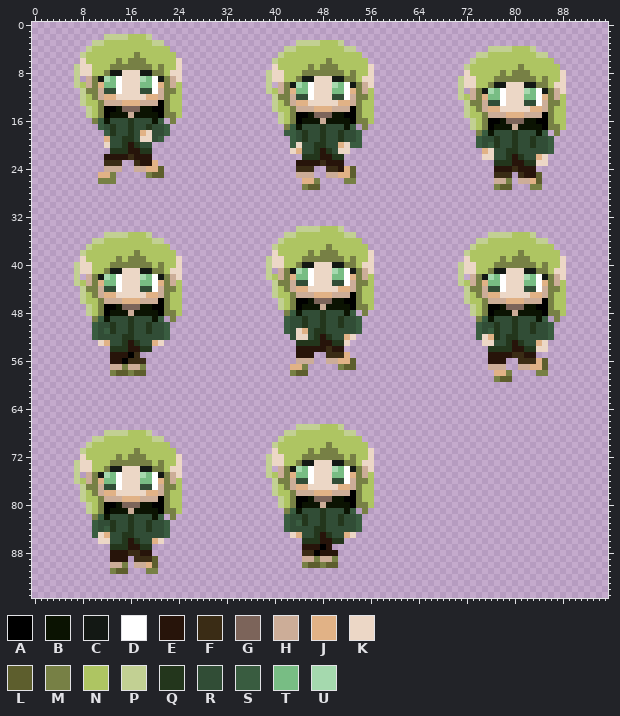
Edited in one commit: sprite sheet (IGB100Game/Assets/Sprites/Player/Walk.png). This is how it looked before the edit.
The file is 96x96 pixels.
Palette (. is transparent): A #000000  B #0b1302  C #131814  D #ffffff  E #27140a  F #3a2c15  G #7c645a  H #ccad98  J #e1b286  K #ecd7c6  L #5d5e2d  M #778045  N #aec562  P #c2d093  Q #23361c  R #314d36  S #395c40  T #78bd84  U #a5d9ae
After the commit:
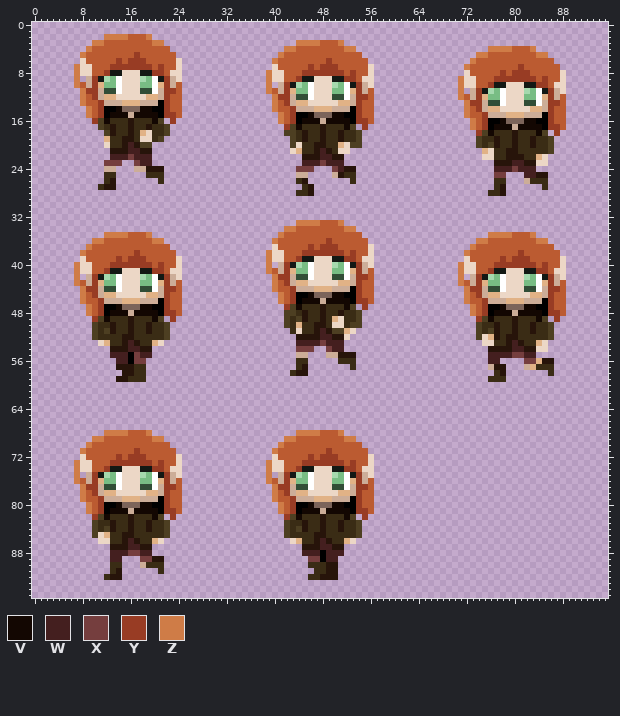
Colours new in this view: V #130702  W #441f1f  X #753e3e  Y #983c24  Z #cf7c47
The edit:
colour N: #aec562 -> #bb5b31
colour S: #395c40 -> #4d3f22
Changed rows in their new state; - is a pixel that keeps its letter.
first column x 7:
 2 -----ZZZZ---Z--------------------------------------------------------------------
 3 ---ZZ--------ZZ----------------------ZZZZ---Z------------------------------------
 4 --Z--------------------------------ZZ--------ZZ----------------------ZZZZ---Z----
 5 -Z--------Y-----------------------Z--------------------------------ZZ--------ZZ--
 6 -------Y-YYY---------------------Z--------Y-----------------------Z--------------
 7 Z-----YYYYYYY-Y------------------------Y-YYY---------------------Z--------Y------
 8 Z----Y-------YY-----------------Z-----YYYYYYY-Y------------------------Y-YYY-----
 9 Z--Y-----------Y----------------Z----Y-------YY-----------------Z-----YYYYYYY-Y--
10 Z--Y-----------Y----------------Z--Y-----------Y----------------Z----Y-------YY--
11 -ZYY-----------YY---------------Z--Y-----------Y----------------Z--Y-----------Y-
12 -Z-Y-----------Y-----------------ZYY-----------YY---------------Z--Y-----------Y-
13 -Z--Y----------Y-----------------Z-Y-----------Y-----------------ZYY-----------YY
14 --Z-Y--V---VV--Y-----------------Z--Y----------Y-----------------Z-Y-----------Y-
15 --Z-Y-VVV-VVVV-YY-----------------Z-Y--V---VV--Y-----------------Z--Y----------Y-
16 ---Y-VFFFEFFFV--Y-----------------Z-Y-VVV-VVVV-YY-----------------Z-Y--V---VV--Y-
17 -----FEFFEFFEFF--------------------Y-VFFFEFFFV--Y-----------------Z-Y-VVV-VVVV-YY
18 ------EFFEF--FF----------------------FEFFEFFEFF--------------------Y-VFFFEFFFV--Y
19 ------FFEEF--F-----------------------FEFFEFFEFF---------------------FFEFFEFFEFF--
20 ------FFEWESS-------------------------FFEEFF------------------------F-EFFEFFEFF--
21 ------EEEWWEE-------------------------FFEWEF--------------------------FFEEFFFFF--
22 -----.WWWXWWW-------------------------EEEWWEE-------------------------FFE-EFF----
23 -----XXX--XWW.-----------------------.WWWXWWW-------------------------EEEWWEE----
24 -------.----EEE----------------------XXX--.XWEE-----------------------WWWXWWW----
25 ----.FF-----FFF------------------------.--.-EFF-----------------------XX.-.WWEE--
26 ----.FE-------F----------------------FE..----.F-----------------------FF.-.-FFF--
27 ----FEE-------------------------------FE.-----------------------------FE.---..F--
28 -------------------------------------FFE-----------------------------FFE---------
first column x 7:
33 -------------------------------------ZZZZNNNZ------------------------------------
34 -----------------------------------ZZNNNN---NZZ----------------------------------
35 -----ZZZZ---Z---------------------ZNN--------NNN---------------------ZZZZ---Z----
36 ---ZZ--------ZZ------------------ZN-------Y-----N------------------ZZ--------ZZ--
37 --Z------------------------------K-----Y-YYY-----K----------------Z--------------
38 -Z--------Y---------------------Z-K---YYYYYYY-Y------------------Z--------Y------
39 -------Y-YYY--------------------Z----YCCKKKCCYY-K----------------------Y-YYY-----
40 Z-----YYYYYYY-Y-----------------Z.HYCUTD---UTDCYH---------------Z-----YYYYYYY-Y--
41 Z----Y-------YY-----------------ZN-YJT-----T--JY-N--------------Z----Y-------YY--
42 Z--Y-----------Y----------------.ZYYHRR----RR-HYY---------------Z--Y-----------Y-
43 Z--Y-----------Y-----------------ZNY-JJK---KJJ-YN---------------Z--Y-----------Y-
44 -ZYY-----------YY----------------Z-NYHHHJJJHHHAY-----------------ZYY-----------YY
45 -Z-Y-----------Y-----------------.Z-YAAVGGGVVA-Y-----------------Z-Y-----------Y-
46 -Z--Y----------Y------------------Z-Y-VVVHVVVV-YY----------------Z--Y----------Y-
47 --Z-Y--V---VV--Y------------------.YSVFFFEFFFVS.Y.----------------Z-Y--V---VV--Y-
48 --Z-Y-VVV-VVVV-YY------------------S-FEFFEFFEFFS.-----------------Z-Y-VVV-VVVV-YY
49 ---Y-VFFFEFFFV--Y-------------------FSEFFEFJKFF--------------------Y-VFFFEFFFV--Y
50 ----FFEFFEFFEFF---------------------FJFFEEFKKFS---------------------FFEFFEFFEFF--
51 ----F-EFFEFFEFF--------------------.F-FFEWESSJK.--------------------F-EFFEFFEFF--
52 ----FFFFEEFFFFF---------------------.EEEEWWEEK.-----------------------EFEEFFFFF--
53 ------FFEWEFF------------------------WWWWXWWW.------------------------FFEWEFF----
54 ------EEEWWEE------------------------XXX..XWW------------------------EEEEWWEE----
55 ------WWW-XWW------------------------HH.--HHEEE----------------------WWWWXXWW----
56 ------.WWAXX-------------------------FF.--..FFF----------------------WW.--.XX-EE-
57 ------.EEEFF------------------------.FE-----..F-----------------------EE--.--FFF-
58 ------..EEFF------------------------FEE-------------------------------FE.----..F-
59 -------EEFFF---------------------------------------------------------FFF.--------
first column x 7:
67 -------------------------------------........-----
68 -----ZZZZ---Z----------------------..ZZZZ---Z..---
69 ---ZZ--------ZZ-------------------.ZZ--------ZZ.--
70 --Z------------------------------.Z-------N-----.-
71 -Z--------Y----------------------Z-----N-NYN-----.
72 -------Y-YYY--------------------.-N---NYNYYYN-N---
73 Z-----YYYYYYY-Y-----------------Z----NYYYYYYYNY-N-
74 Z----Y-------YY-----------------ZKKNNYCC---CCYYNK-
75 Z--Y-----------Y----------------Z.-YCU-----U--CY-K
76 Z--Y-----------Y----------------ZNHYJTT----TT-JYH-
77 -ZYY-----------YY----------------ZYY-RRD---RRD-YY-
78 -Z-Y-----------Y-----------------Z-YHJJKKKKKJJHY--
79 -Z--Y----------Y-----------------ZN-YHHHJJJHHH-Y--
80 --Z-Y--V---VV--Y------------------Z-Y-AVGGGVVA-YN-
81 --Z-Y-VVV-VVVV-YY-----------------ZNYAVVVHVVVVAYYN
82 ---Y-VFFFEFFFV--Y------------------YSVFFFEFFFVS.Y-
83 ----FFEFFEFFEFF---------------------FFEFFEFFEFF---
84 ----F-EFFEFFEFF---------------------FSEFFEFFEFF---
85 ------FFEEFFFFF--------------------SFFFFE-FFFFFS--
86 ------FFEWEFF-----------------------KJFFEW-FFJK---
87 ------EEEWWEE----------------------------WWEE-----
88 ------WWWXXWW-------------------------WWWAWWW-----
89 ------WW.-.XXEE-----------------------.XXAWW------
90 ------FF.-.-FFF-----------------------.FFFEE------
91 ------FE.---..F-------------------------FFEE------
92 -----FEE-------------------------------FFEEE------
Boxes around the changes in both pictures, in picture pixels (x1, y1, x2, y2):
changed: (74, 34, 182, 190)
changed: (266, 40, 374, 196)
changed: (458, 46, 566, 196)
changed: (266, 220, 374, 376)
changed: (74, 232, 182, 382)
changed: (458, 232, 566, 382)
changed: (266, 424, 374, 580)
changed: (74, 430, 182, 580)
